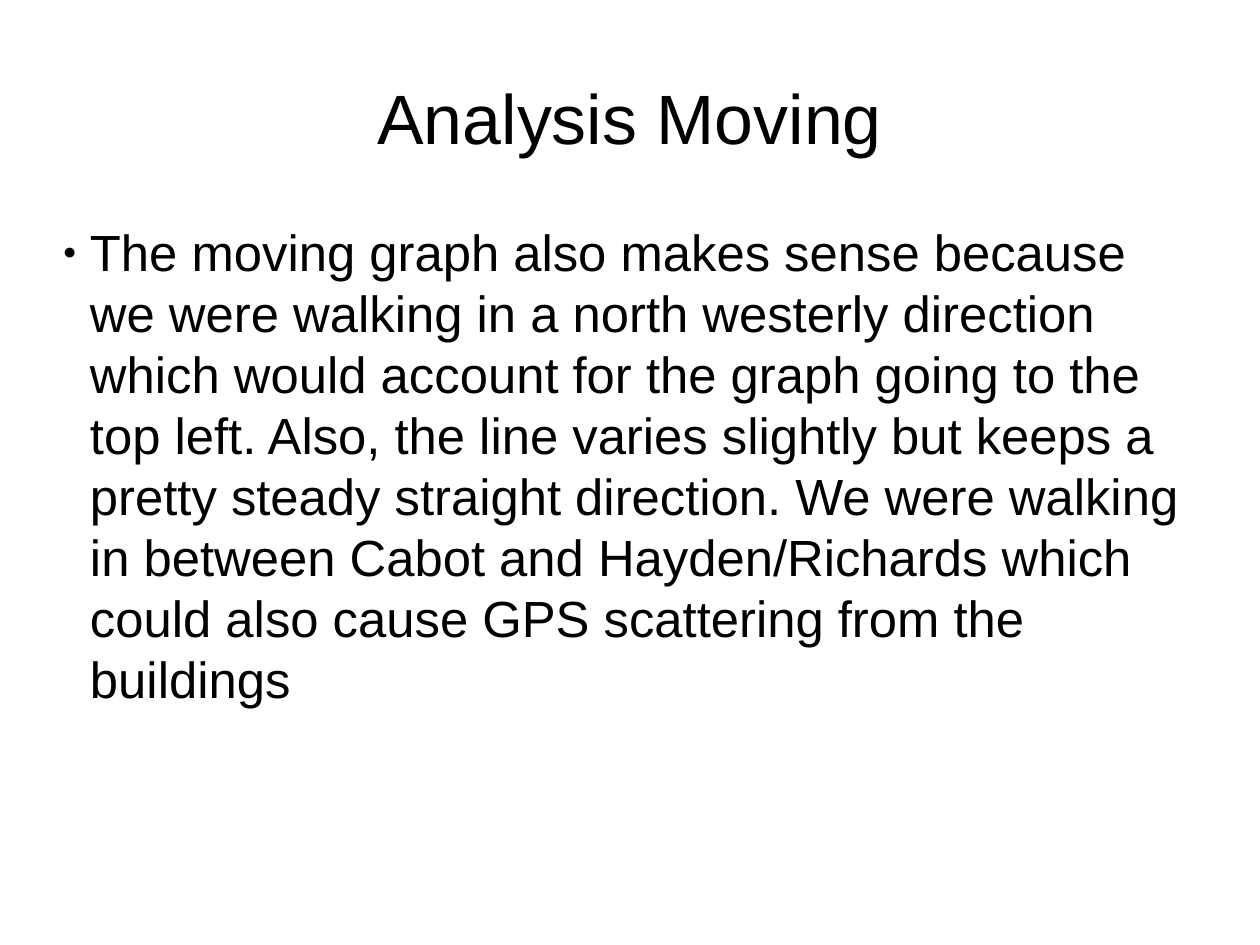
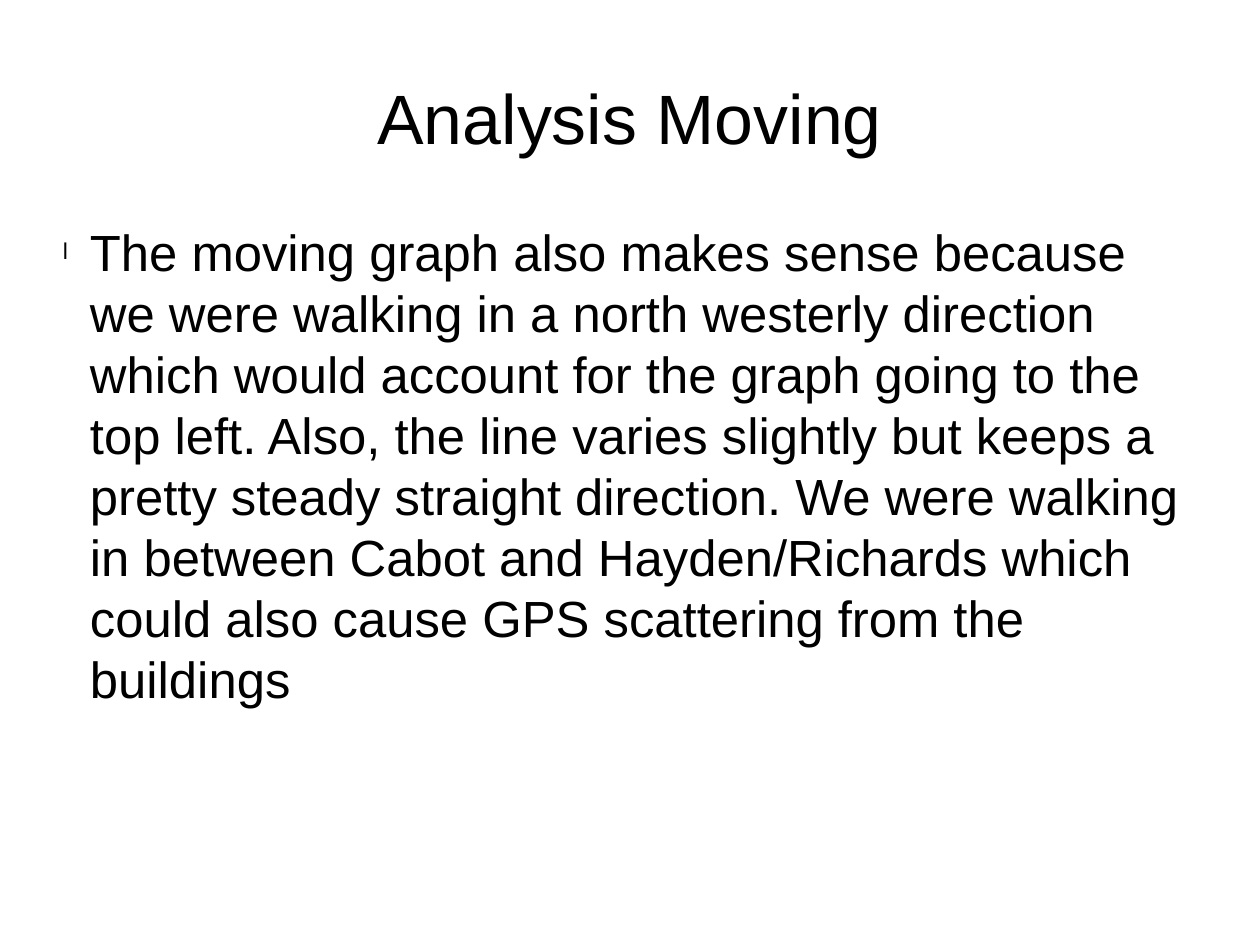
Before and after one commit to dtbinh/Robotics-EECE-5698, a slide deck: slide 6 of homework3/Homework3.pptx. Drawn at 1260x945 pixels with LibreOffice and Linux fonts; fonts in the diff are those of the drawing. Boxes give left, top, right and bottom in pixels: in the first picture for what was removed or moved away, otherwise in the second. Text is boxed around its words. In the diff, an @@ line names an element or a change of style, - is before the commit and + after.

```diff
--- a/homework3/Homework3.pptx
+++ b/homework3/Homework3.pptx
@@ text "The moving graph also makes ..." at <box>90,234,1178,709</box>: bullet ● to l @@
```
Also in this commit, not shown: 4 other slides changed, 2 other files.
